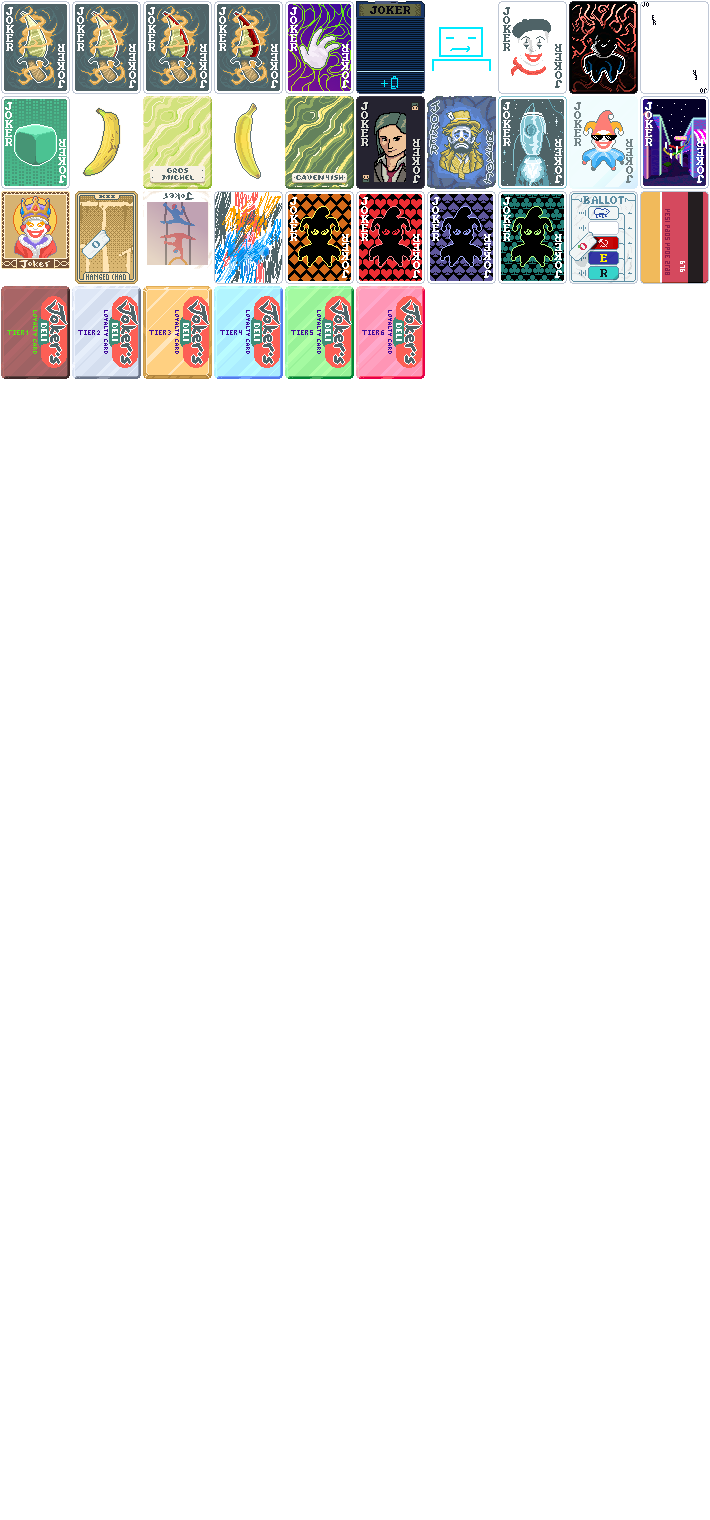
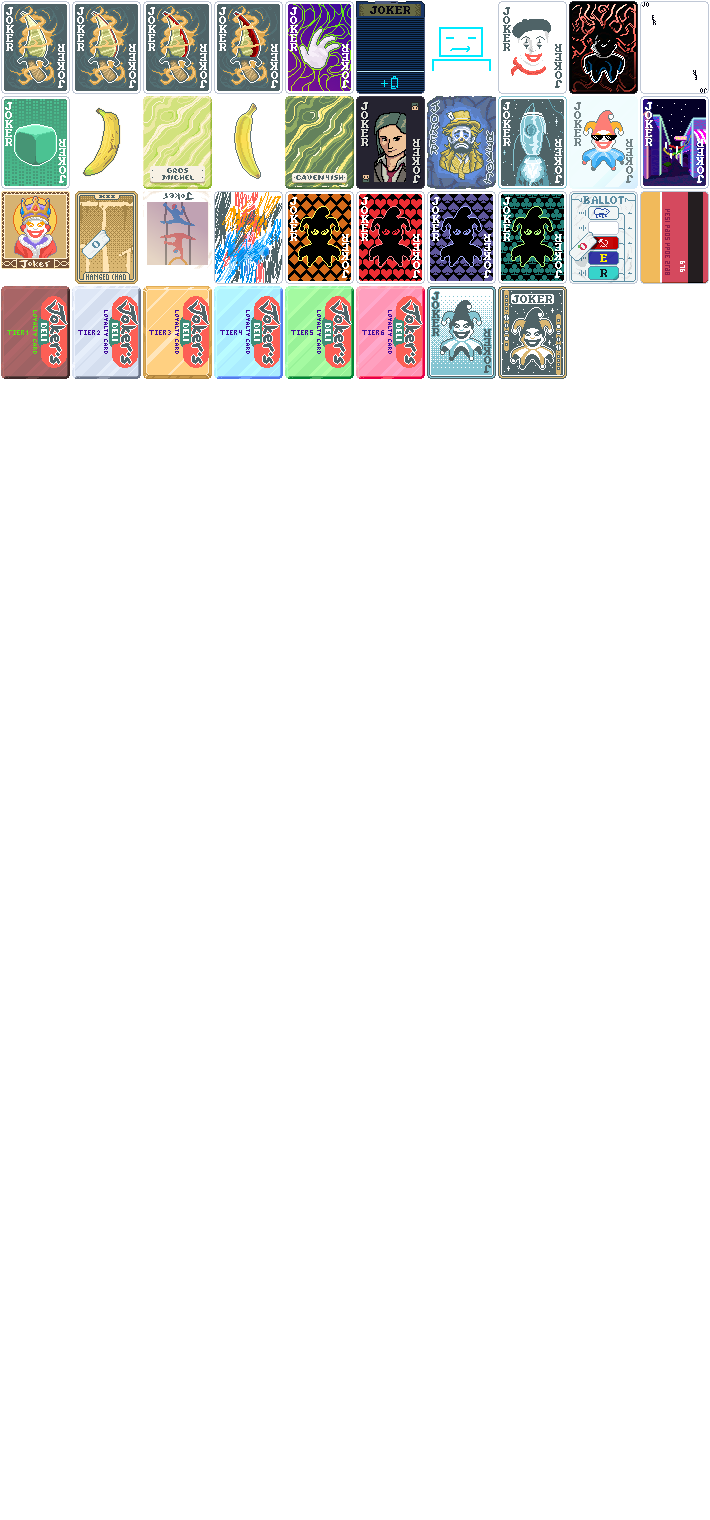
Revision of a layered 710 × 1520 image; what changed, layer by layer:
added layer "cartomancer" in group "modded" over [427,286,496,379]
added layer "astronomer" above "neon" over [498,286,567,379]
